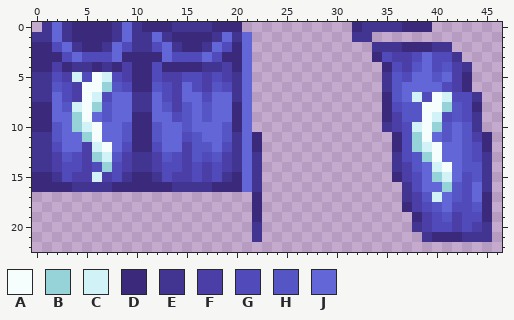
Edited in one commit: pixel-art sprite (src/main/resources/assets/yapping_tooltips/textures/capes/lightning.png). Above, as it was before the edit.
The file is 64x32 pixels. Shown: x 0..46, y 0..22.
Palette (. is transparent): A #f5fdfd  B #95d3d9  C #d1f2f6  D #3b2a7b  E #423491  F #4b3ea7  G #514aba  H #5555c6  J #6266d6
The result:
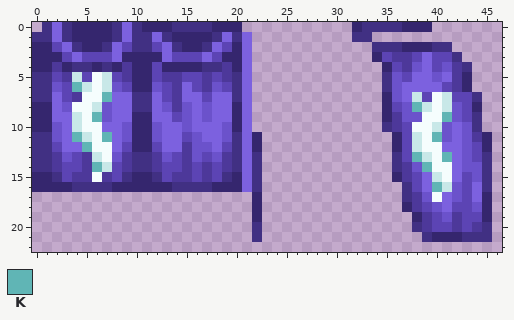
Colours new in this view: K #60b5b5
Diff:
colour B: #95d3d9 -> #c8e8e8
colour D: #3b2a7b -> #35266e
colour E: #423491 -> #413083
colour F: #4b3ea7 -> #4d389a
colour G: #514aba -> #5c44b4
colour H: #5555c6 -> #6b52cb
colour J: #6266d6 -> #7c61df
y 5: x 4 C -> B; x 7 C -> B
y 6: x 4..5 FA -> KB
y 7: x 6..7 CG -> AK; x 38 C -> B; x 41 C -> B
y 8: x 4 C -> A; x 38..39 HA -> KB
y 9: x 6 J -> K; x 40..41 CG -> AK
y 10: x 5 C -> A; x 38 C -> A
y 11: x 4 J -> K; x 7 J -> K; x 40 J -> K
y 12: x 5..6 FC -> KA; x 39 C -> A
y 13: x 7 C -> A; x 38 H -> K; x 41 J -> K
y 14: x 6 G -> K; x 39..40 JC -> KA
y 15: x 6 C -> A; x 41 C -> A
y 16: x 40 J -> K
y 17: x 40 C -> A
Changed places in both pictures, as pixel boxes (x1, y1, x2, y2):
changed: (32, 22, 262, 242)
changed: (352, 22, 492, 242)
